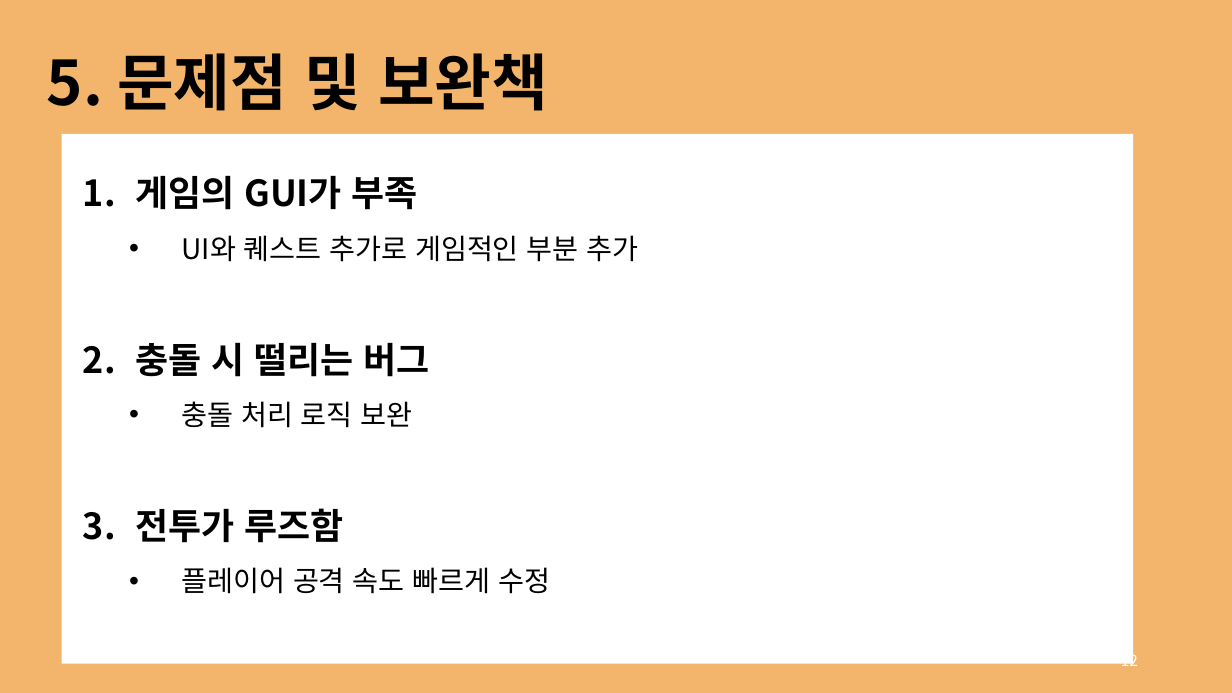
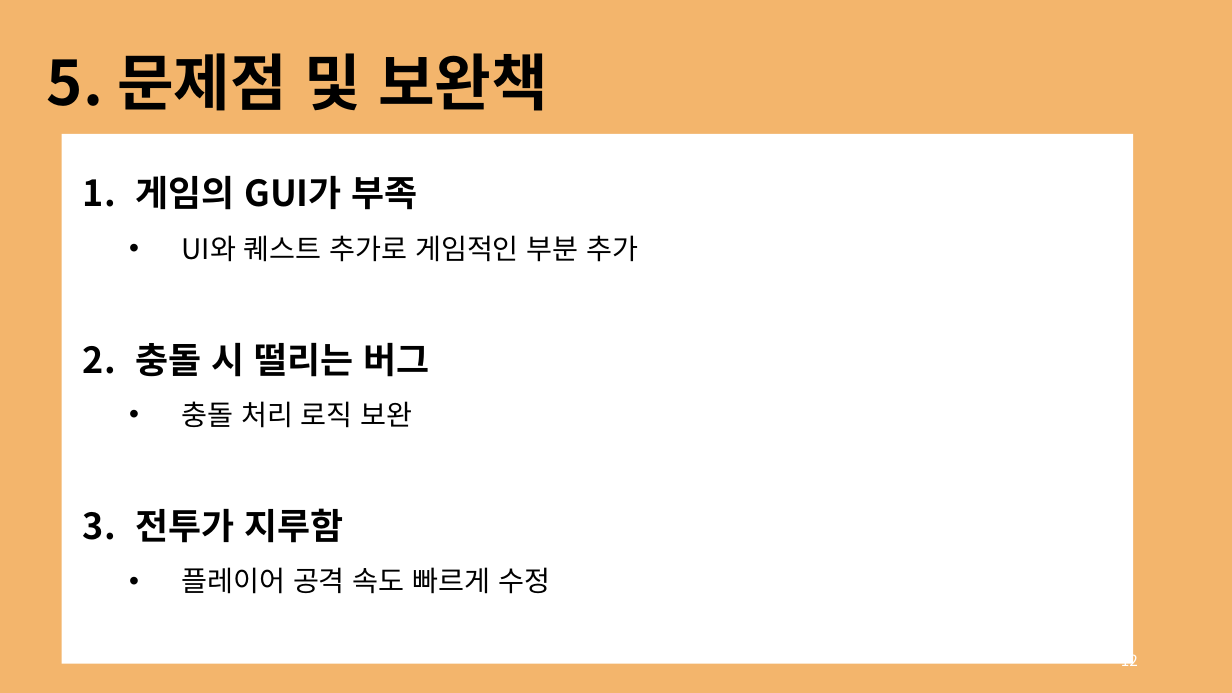
Before and after one commit to rg7155/2022_GraduationProject, a slide deck: slide 12 of 발표자료/2. 중간발표/의뢰인_윤성주, 최경훈.pptx. Drawn at 1232x693 pixels with LibreOffice and Linux fonts; fonts in the diff are those of the drawing. Boxes give left, top, right and bottom in pixels: in the first picture for what was removed or moved away, otherwise in the second. Text is boxed around its words. In the diff, an @@ line names an element or a change of style, - is before the commit and + after.

```diff
--- a/발표자료/2. 중간발표/의뢰인_윤성주, 최경훈.pptx
+++ b/발표자료/2. 중간발표/의뢰인_윤성주, 최경훈.pptx
@@ text at (x1=135, y1=508, x2=343, y2=543): text changed @@
-3. 전투가 루즈함
+3. 전투가 지루함
```
Also in this commit, not shown: 6 other files.
